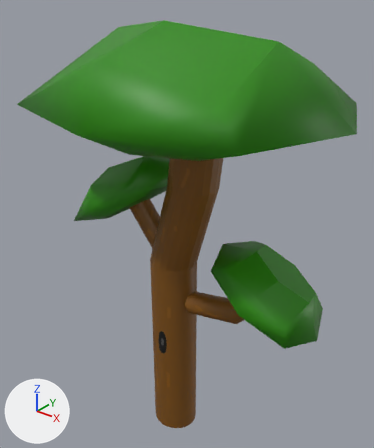
The FBX model Assets/Assets/sm_tree2.fbx: old version first, new version second.
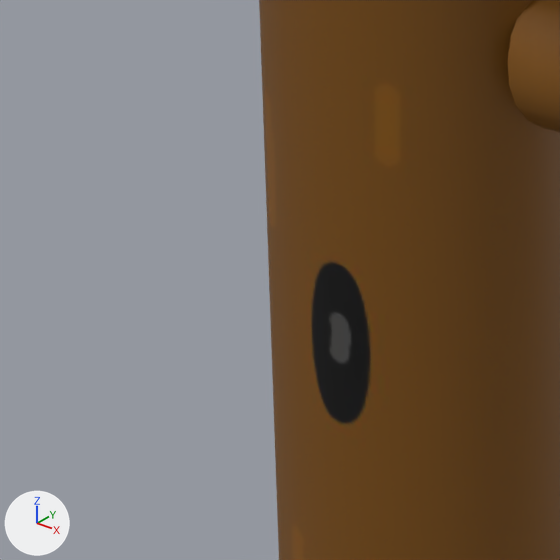
There are two pictures of each version: one whole from a camera (50 mm lens) standing at (5.04, -6.22, 8.1) and looking at (-0.01, 0.09, 4.19), one close up on the part from 31% to 51% of the width and 66% to 83% of the height. Every picture has the same lights, and +X, +Y and +Z are marked at lower left. Where no turn or scale is listed for an object, it has been applied to the vertices.

Before the edit, the objects in view are built like this:
```python
mat_tree2 = principled_material('Tree2')
mat_tree2.texture = img_sm_tree2_jpg
me_mesh = bpy.data.meshes.new('Mesh')
me_mesh.from_pydata(...)  # 284 vertices, 332 faces; spans x -2.63..2.68, y -2.15..2.15, z 0.18..7.92
me_mesh.materials.append(mat_tree2)  # picture img_sm_tree2_jpg
ob_sm_tree2 = bpy.data.objects.new('sm_Tree2', me_mesh)
ob_sm_tree2.location = (0.127, -0.111, -0.388)
```
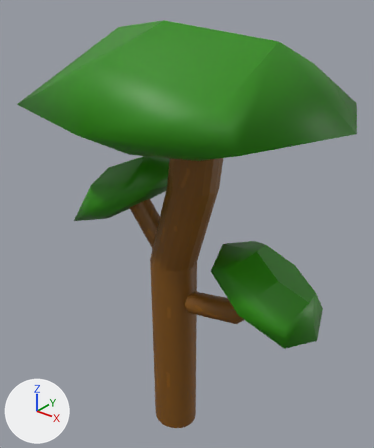
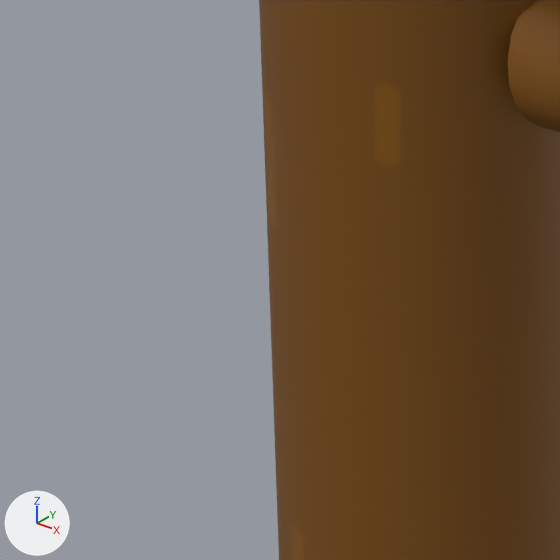
The newer file is also turned or shifted as a whole; pictures and numbers use the older file's frame.

Diff of the bpy script that builds the scene:
```diff
--- a/Assets/Assets/sm_tree2.fbx.py
+++ b/Assets/Assets/sm_tree2.fbx.py
@@ img_t_tree2_jpg @@
+img_t_tree2_jpg = load_image('t_Tree2.jpg', '_unpacked/t_Tree2.jpg', 2048, 2048, 'sRGB')
@@ mat_tree2 @@
 mat_tree2 = principled_material('Tree2')
-mat_tree2.texture = img_sm_tree2_jpg
+mat_tree2.texture = img_t_tree2_jpg
```

Location of each change, (x1, y1, x2, y2) in pixels of the close-ups (560 x 560 px):
'sm_Tree2', surface changed (black to brown): (309, 259, 374, 427) in both
